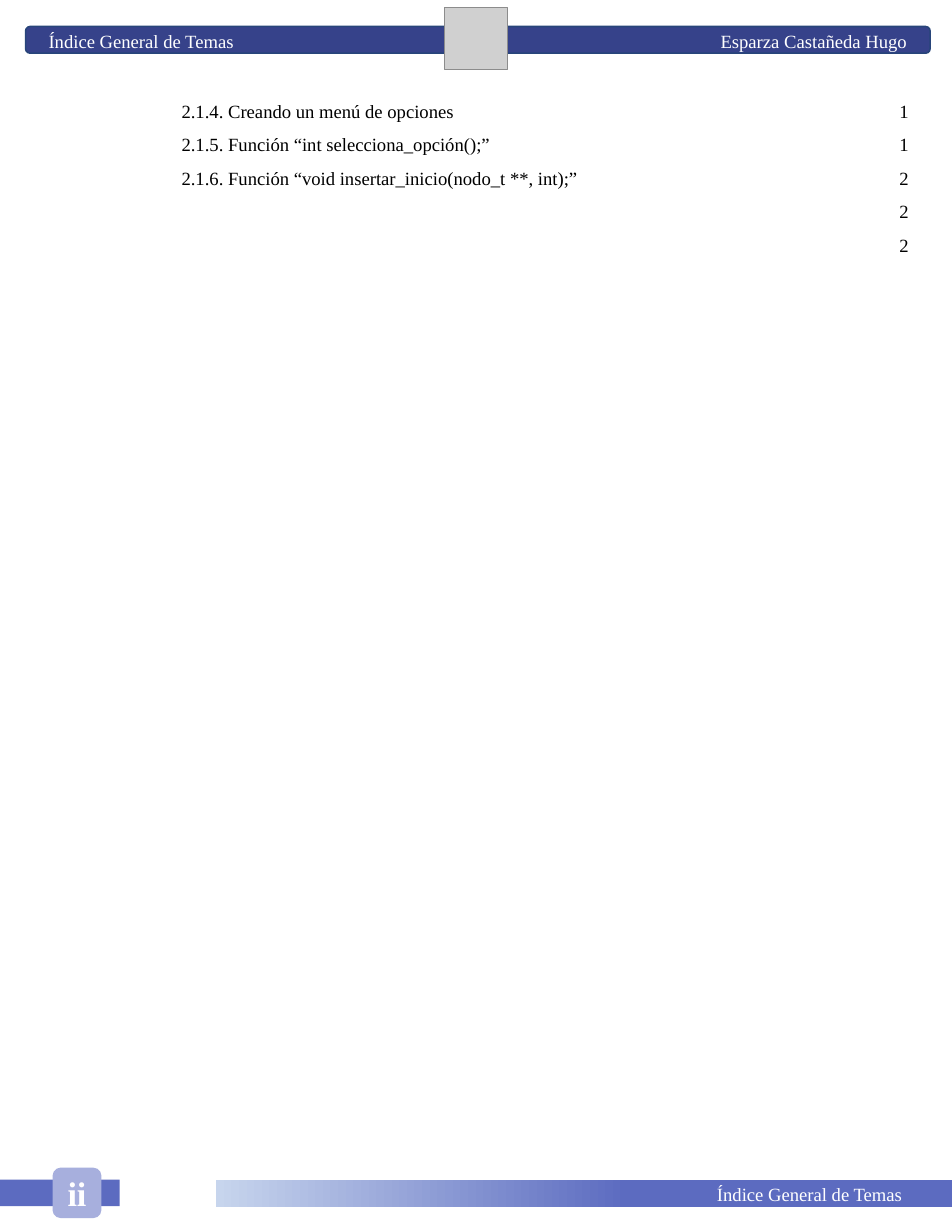
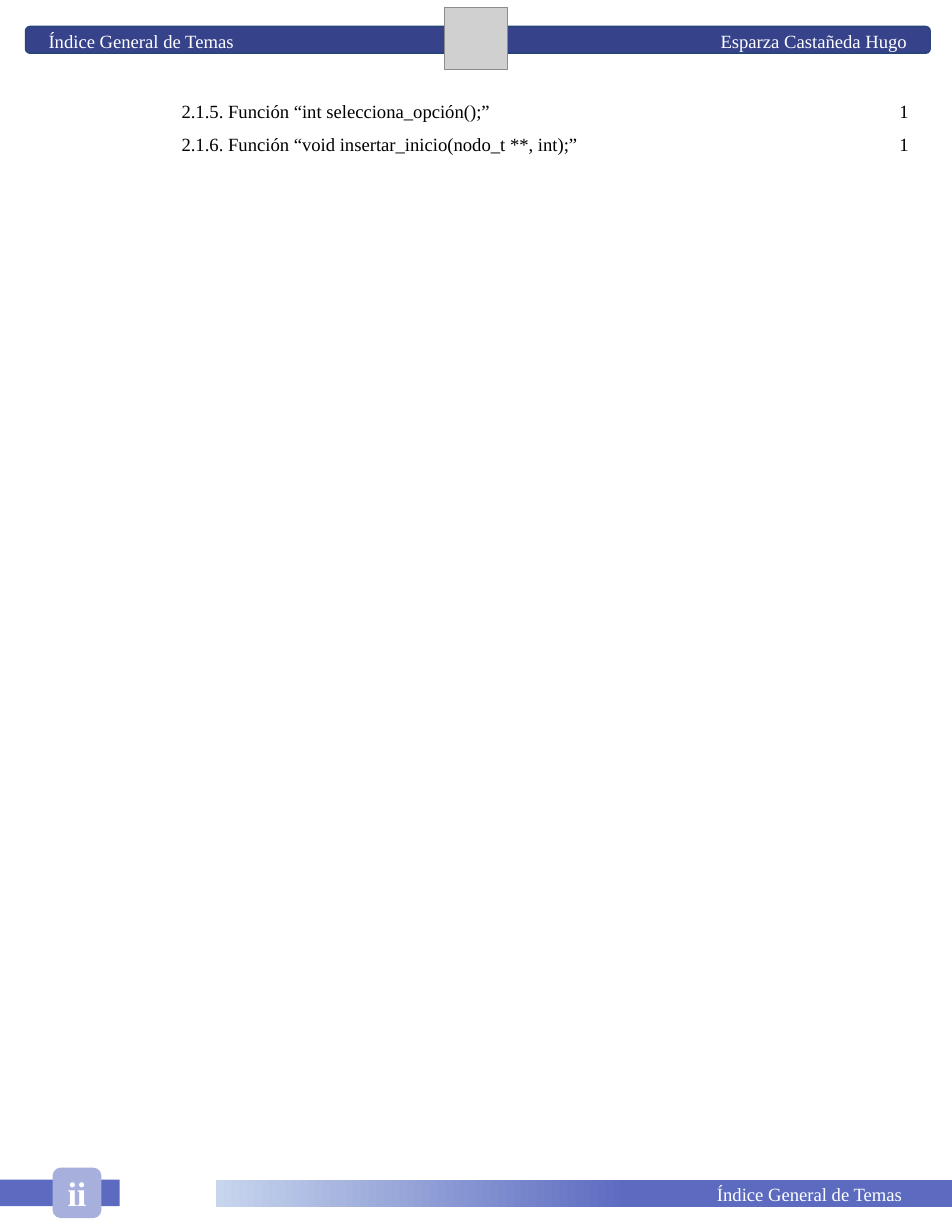
Before and after one commit to HugoEsparzaC/Libreta-Estructuras-II, a slide deck: slide 4 of Estructuras de Datos II.pptx. Drawn at 952x1232 pixels with LibreOffice and Linux fonts; fonts in the diff are those of the drawing; grey boxes stand for pictures. Boxes give left, top, right and bottom in pixels: in the first picture for what was removed or moved away, otherwise in the second. Text is boxed around its words. In the diff, an @@ line names an element or a change of style, - is before the commit and + after.

```diff
--- a/Estructuras de Datos II.pptx
+++ b/Estructuras de Datos II.pptx
@@ text at (182, 105, 453, 122): paragraph removed @@
-2.1.4. Creando un menú de opciones
@@ text at (899, 172, 908, 252): paragraphs removed @@
-2
-2
-2
```
Also in this commit, not shown: 4 other slides changed, 6 slides added, 1 other file.
